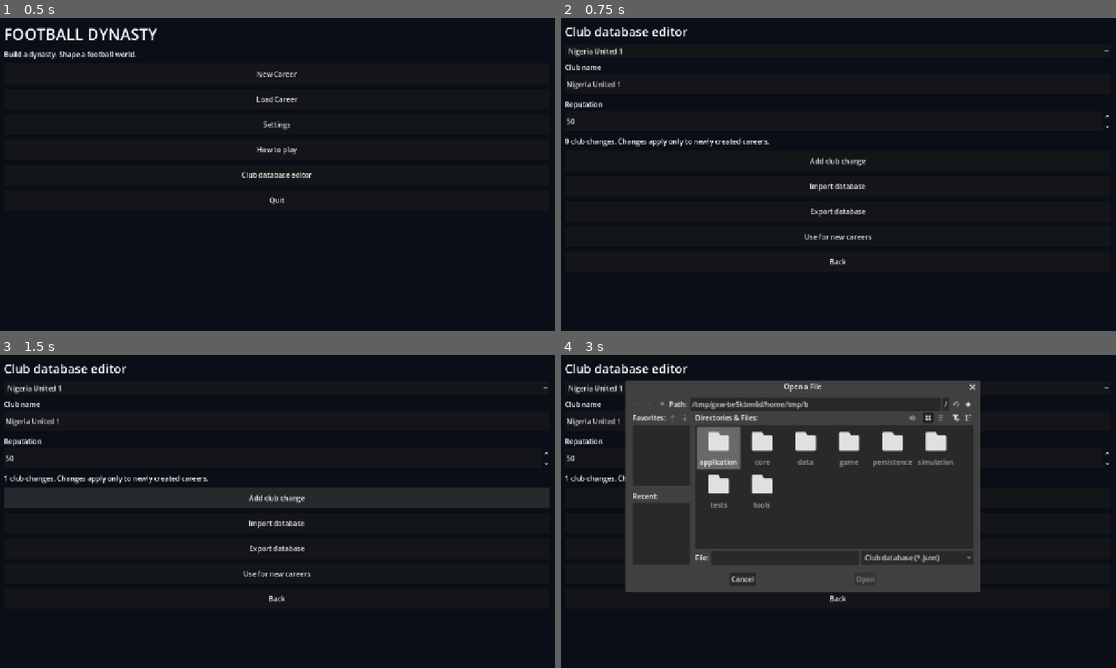
Above: before the commit, frames 1-4 (two rows, left to right).
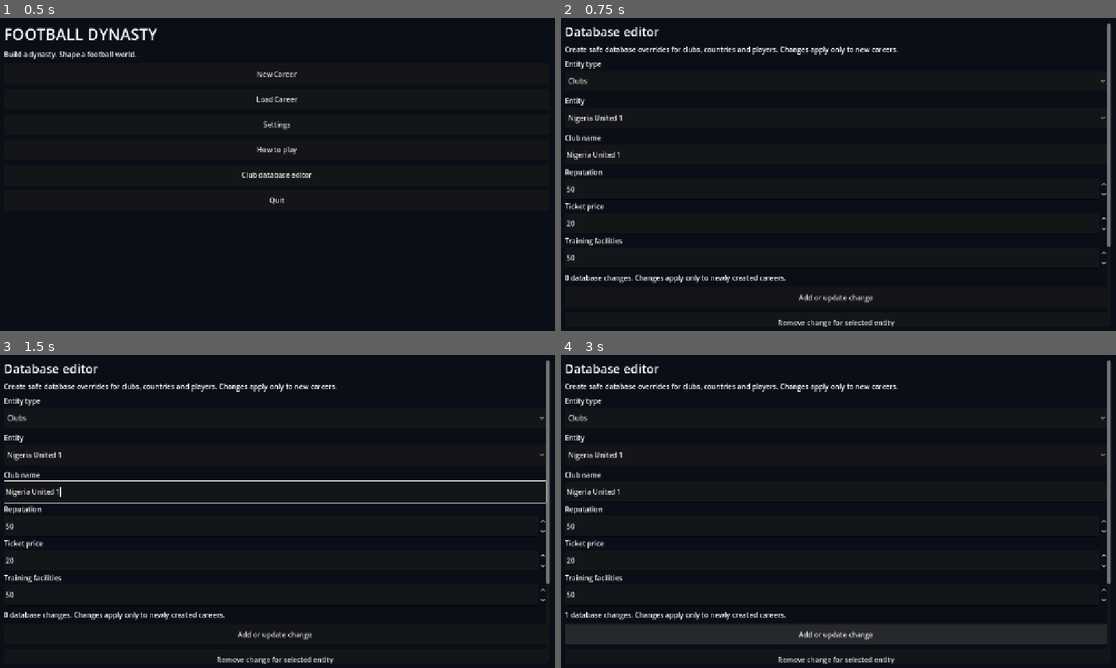
Above: after the commit, the same moments.

Repository: eghosa001/football-manager
Game: Godot game, scene res://game/scenes/career_app.tscn
Same seed, same stepped clock (60 frames per second), same inputs: the game is played once before the commit and once after it.
Inputs (mouse positions are in pixels of both pictures, inside the frame that each line leads up to):
- Up to frame 1 (0.5 s): no input
- Up to frame 2 (0.75 s): click "Club database editor" at 0.5 s
- Up to frame 3 (1.5 s): click (277, 498) at 1.25 s, where only the run before the commit has a clickable "Add club change"
- Up to frame 4 (3 s): click (838, 524) at 2 s, where only the run before the commit has a clickable "Import database"; click (838, 633) at 2.75 s, where only the run after the commit has a clickable "Add or update change"

Frame 1 is identical in both runs. In frame 2, 4.6% of the frame differs, in the area x 0-99%, y 1-99%; in frame 3, 6.6%; in frame 4, 40%.

Commit message:
modding: expand graphical database editor beyond clubs

Diff:
--- a/game/career/database_editor.gd
+++ b/game/career/database_editor.gd
@@ -2,70 +2,161 @@
 
 const Editor = preload("res://tools/modding/mod_editor.gd")
 const Catalog = preload("res://data/launch_catalog.gd")
+
+const COLLECTIONS := ["clubs", "countries", "players"]
+
 var app: Control
 var mod: Dictionary
-var clubs: Array
-var selector: OptionButton
-var club_name: LineEdit
-var reputation: SpinBox
+var database: Dictionary
+var collection_selector: OptionButton
+var entity_selector: OptionButton
+var fields_box: VBoxContainer
 var notice: Label
+var editors := {}
 
 func _init(owner_app: Control, current: Dictionary = {}) -> void:
 	app = owner_app
-	mod = current.duplicate(true) if not current.is_empty() else Editor.new().create_mod("custom-clubs", "Custom clubs")
-	clubs = Catalog.new().build(0, bool(app.get("expanded_world"))).clubs
+	mod = current.duplicate(true) if not current.is_empty() else Editor.new().create_mod("custom-database", "Custom database")
+	database = Catalog.new().build(0, bool(app.get("expanded_world")))
 
 func show() -> void:
 	var box: VBoxContainer = app.call("_clear")
-	app.call("_add_heading", box, tr("Club database editor"), 28)
-	selector = OptionButton.new()
-	for club in clubs: selector.add_item(String(club.name))
-	box.add_child(selector)
-	club_name = LineEdit.new()
-	box.add_child(app.call("_labeled", tr("Club name"), club_name))
-	reputation = SpinBox.new(); reputation.min_value = 1; reputation.max_value = 100; reputation.value = 50
-	box.add_child(app.call("_labeled", tr("Reputation"), reputation))
-	selector.item_selected.connect(_select)
-	_select(0)
+	app.call("_add_heading", box, tr("Database editor"), 28)
+	var intro := Label.new()
+	intro.text = tr("Create safe database overrides for clubs, countries and players. Changes apply only to new careers.")
+	intro.autowrap_mode = TextServer.AUTOWRAP_WORD_SMART
+	box.add_child(intro)
+	collection_selector = OptionButton.new()
+	for collection in COLLECTIONS:
+		collection_selector.add_item(tr(String(collection).capitalize()))
+	box.add_child(app.call("_labeled", tr("Entity type"), collection_selector))
+	entity_selector = OptionButton.new()
+	box.add_child(app.call("_labeled", tr("Entity"), entity_selector))
+	fields_box = VBoxContainer.new()
+	fields_box.size_flags_horizontal = Control.SIZE_EXPAND_FILL
+	box.add_child(fields_box)
+	collection_selector.item_selected.connect(func(_index): _rebuild_entities())
+	entity_selector.item_selected.connect(func(_index): _render_fields())
 	notice = Label.new(); notice.autowrap_mode = TextServer.AUTOWRAP_WORD_SMART; box.add_child(notice)
-	app.call("_add_button", box, tr("Add club change"), _add_change)
-	app.call("_add_button", box, tr("Import database"), _file_dialog.bind(false))
-	app.call("_add_button", box, tr("Export database"), _file_dialog.bind(true))
+	app.call("_add_button", box, tr("Add or update change"), _save_change)
+	app.call("_add_button", box, tr("Remove change for selected entity"), _remove_change)
+	app.call("_add_button", box, tr("Import database mod"), _file_dialog.bind(false))
+	app.call("_add_button", box, tr("Export database mod"), _file_dialog.bind(true))
 	app.call("_add_button", box, tr("Use for new careers"), func():
+		var validation := Editor.new().validate_project(mod)
+		if not bool(validation.get("ok", false)):
+			notice.text = tr("Database validation failed: %s") % String(validation.get("error", "invalid")); return
 		app.set("custom_database", mod.duplicate(true))
 		app.call("_show_main_menu")
 	)
 	app.call("_add_button", box, tr("Back"), app.call.bind("_show_main_menu"))
+	_rebuild_entities()
 	_update_notice()
 
-func _select(index: int) -> void:
-	club_name.text = String(clubs[index].name)
-	reputation.value = 50
-	for patch in mod.get("patches", {}).get("clubs", []):
-		if String(patch.id) == String(clubs[index].id):
-			club_name.text = String(patch.get("name", club_name.text))
-			reputation.value = int(patch.get("reputation", 50))
+func _collection() -> String:
+	return COLLECTIONS[clampi(collection_selector.selected, 0, COLLECTIONS.size() - 1)]
 
-func _add_change() -> void:
-	if club_name.text.strip_edges().is_empty():
-		notice.text = tr("Enter a club name."); return
-	var id := String(clubs[selector.selected].id)
+func _entities() -> Array:
+	return database.get(_collection(), [])
+
+func _rebuild_entities() -> void:
+	entity_selector.clear()
+	for entity in _entities():
+		entity_selector.add_item(_display_name(entity))
+	if entity_selector.item_count > 0:
+		entity_selector.select(0)
+	_render_fields()
+
+func _render_fields() -> void:
+	for child in fields_box.get_children(): child.queue_free()
+	editors.clear()
+	var entities := _entities()
+	if entities.is_empty(): return
+	var entity: Dictionary = entities[clampi(entity_selector.selected, 0, entities.size()-1)]
+	var patch := _patch_for(_collection(), String(entity.get("id", "")))
+	match _collection():
+		"clubs":
+			_add_text_field("name", tr("Club name"), String(patch.get("name", entity.get("name", ""))))
+			_add_number_field("reputation", tr("Reputation"), int(patch.get("reputation", entity.get("reputation", 50))), 1, 100)
+			_add_number_field("ticket_price", tr("Ticket price"), int(patch.get("ticket_price", entity.get("ticket_price", 20))), 1, 1000)
+			_add_number_field("training_facilities", tr("Training facilities"), int(patch.get("training_facilities", entity.get("training_facilities", 50))), 1, 100)
+		"countries":
+			_add_text_field("name", tr("Country name"), String(patch.get("name", entity.get("name", ""))))
+			_add_text_field("code", tr("Country code"), String(patch.get("code", entity.get("code", ""))))
+			_add_number_field("youth_rating", tr("Youth rating"), int(patch.get("youth_rating", entity.get("youth_rating", 50))), 1, 100)
+		"players":
+			_add_text_field("first_name", tr("First name"), String(patch.get("first_name", entity.get("first_name", ""))))
+			_add_text_field("last_name", tr("Last name"), String(patch.get("last_name", entity.get("last_name", ""))))
+			_add_number_field("current_ability", tr("Current ability"), int(patch.get("current_ability", entity.get("current_ability", 50))), 1, 100)
+			_add_number_field("potential", tr("Potential"), int(patch.get("potential", entity.get("potential", 50))), 1, 100)
+			_add_text_field("position", tr("Position"), String(patch.get("position", entity.get("position", "MC"))))
+
+func _add_text_field(key: String, label: String, value: String) -> void:
+	var input := LineEdit.new()
+	input.text = value
+	input.custom_minimum_size.y = app.call("_touch_height")
+	fields_box.add_child(app.call("_labeled", label, input))
+	editors[key] = input
+
+func _add_number_field(key: String, label: String, value: int, minimum: int, maximum: int) -> void:
+	var input := SpinBox.new()
+	input.min_value = minimum; input.max_value = maximum; input.step = 1; input.value = value
+	input.custom_minimum_size.y = app.call("_touch_height")
+	fields_box.add_child(app.call("_labeled", label, input))
+	editors[key] = input
+
+func _save_change() -> void:
+	var entities := _entities()
+	if entities.is_empty(): return
+	var entity: Dictionary = entities[clampi(entity_selector.selected, 0, entities.size()-1)]
+	var id := String(entity.get("id", ""))
+	var values := {}
+	for key in editors.keys():
+		var control = editors[key]
+		if control is LineEdit:
+			var text := String(control.text).strip_edges()
+			if text.is_empty():
+				notice.text = tr("Text fields cannot be empty."); return
+			values[key] = text
+		elif control is SpinBox:
+			values[key] = int(control.value)
 	var editor = Editor.new()
-	var removed: Dictionary = editor.remove_patch(mod, "clubs", id)
-	var result: Dictionary = editor.add_patch(removed.mod, "clubs", id, {"name":club_name.text.strip_edges(),"reputation":int(reputation.value)})
-	if not bool(result.ok): notice.text = String(result.error); return
+	var removed: Dictionary = editor.remove_patch(mod, _collection(), id)
+	var result: Dictionary = editor.add_patch(removed.mod, _collection(), id, values)
+	if not bool(result.get("ok", false)):
+		notice.text = tr("Change rejected: %s") % String(result.get("error", "invalid")); return
 	mod = result.mod
 	_update_notice()
 
+func _remove_change() -> void:
+	var entities := _entities()
+	if entities.is_empty(): return
+	var id := String(entities[clampi(entity_selector.selected,0,entities.size()-1)].get("id", ""))
+	mod = Editor.new().remove_patch(mod, _collection(), id).mod
+	_render_fields()
+	_update_notice()
+
+func _patch_for(collection: String, id: String) -> Dictionary:
+	for patch in mod.get("patches", {}).get(collection, []):
+		if String(patch.get("id", "")) == id: return patch
+	return {}
+
+func _display_name(entity: Dictionary) -> String:
+	if _collection() == "players":
+		return (String(entity.get("first_name", "")) + " " + String(entity.get("last_name", ""))).strip_edges()
+	return String(entity.get("name", entity.get("id", "Entity")))
+
 func _update_notice() -> void:
-	notice.text = tr("%d club changes. Changes apply only to newly created careers.") % mod.get("patches", {}).get("clubs", []).size()
+	var count := 0
+	for rows in mod.get("patches", {}).values(): count += rows.size()
+	notice.text = tr("%d database changes. Changes apply only to newly created careers.") % count
 
 func _file_dialog(saving: bool) -> void:
 	var dialog := FileDialog.new()
 	dialog.access = FileDialog.ACCESS_FILESYSTEM
 	dialog.file_mode = FileDialog.FILE_MODE_SAVE_FILE if saving else FileDialog.FILE_MODE_OPEN_FILE
-	dialog.filters = PackedStringArray(["*.json ; Club database"])
-	dialog.current_file = "custom-clubs.json" if saving else ""
+	dialog.filters = PackedStringArray(["*.json ; Football Dynasty database mod"])
+	dialog.current_file = "custom-database.json" if saving else ""
 	app.add_child(dialog)
 	dialog.file_selected.connect(func(path: String):
 		if saving:
@@ -75,20 +166,22 @@
 			var imported: Dictionary = Editor.new().import_mod(path)
 			if bool(imported.get("ok", false)) and _editable(imported):
 				mod = {"metadata":imported.metadata,"patches":imported.patches}
-				_select(selector.selected); _update_notice()
-			else: notice.text = tr("This file is not a compatible club database.")
+				_render_fields(); _update_notice()
+			else:
+				notice.text = tr("This file is not a compatible editable database mod.")
 		dialog.queue_free()
 	)
 	dialog.canceled.connect(dialog.queue_free)
-	dialog.popup_centered_ratio(0.75)
+	dialog.popup_centered_ratio(0.85 if DisplayServer.is_touchscreen_available() else 0.75)
 
 func _editable(data: Dictionary) -> bool:
+	var allowed := {"clubs":true,"countries":true,"players":true}
 	var valid_ids := {}
-	for club in clubs: valid_ids[String(club.id)] = true
+	for collection in COLLECTIONS:
+		valid_ids[collection] = {}
+		for entity in database.get(collection, []): valid_ids[collection][String(entity.get("id", ""))] = true
 	for collection in data.patches:
-		if String(collection) != "clubs": return false
+		if not allowed.has(String(collection)): return false
 		for patch in data.patches[collection]:
-			if not valid_ids.has(String(patch.id)): return false
-			for key in patch:
-				if String(key) not in ["id", "name", "reputation"]: return false
+			if not valid_ids[String(collection)].has(String(patch.id)): return false
 	return true
